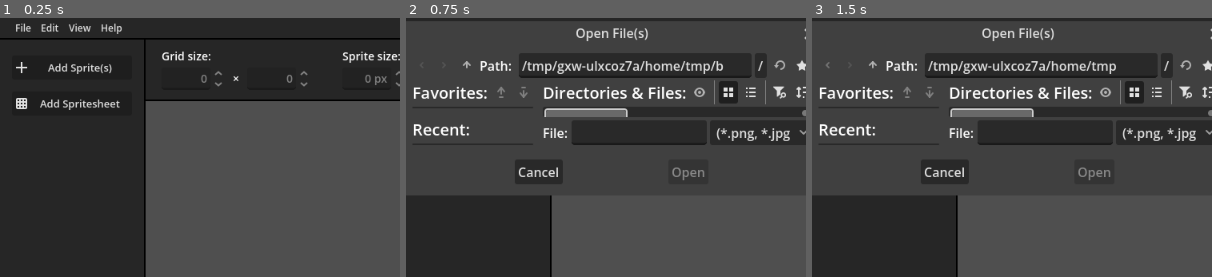
Above: before the commit, frames 1-3 (left to right).
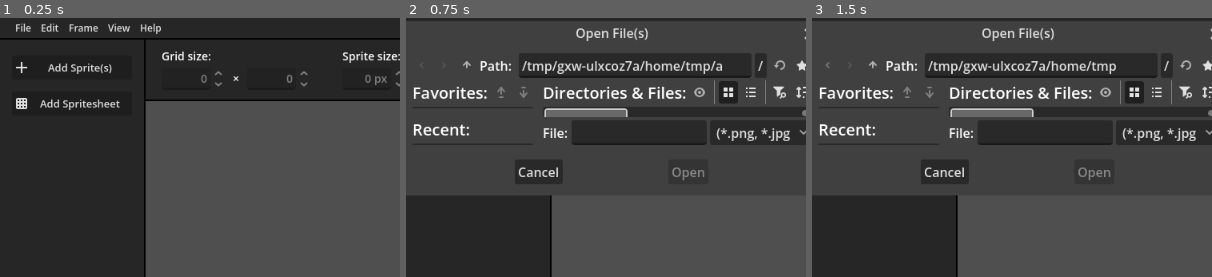
Above: after the commit, the same moments.

Repository: caleb-tognoli/spritesheetbelli
Game: Godot game, scene res://ui/main/main.tscn
Same seed, same stepped clock (60 frames per second), same inputs: the game is played once before the commit and once after it.
Inputs (mouse positions are % of the whole screen's width and height, from its top left):
- Up to frame 1 (0.25 s): no input
- Up to frame 2 (0.75 s): click "Add Sprite(s)" at 0.5 s
- Up to frame 3 (1.5 s): click (8, 9) at 1.25 s
The pictures show only the part of the screen within x 0-50%, y 0-50%; the shares and areas given below are measured in that part.

The runs differ from the first frame. In frame 1, 0.4% of the frame differs, in the area x 17-41%, y 1-7%; in frame 2, less than 0.1%; in frame 3, nothing differs.

Commit message:
Add cut, copy, paste, duplicate and cell actions
- Edit menu: Cut (Ctrl+X), Copy (Ctrl+C), Paste (Ctrl+V) and Duplicate
  (Ctrl+D); pasted and duplicated frames go to free cells and are
  selected. Paste also takes an image copied in another app.
- New Frame menu with the flips and rotations, Replace Image, Insert
  Empty Cell (Insert) and Remove Cell (Shift+Delete), which shift the
  following frames
- The right-click menu offers the same

Diff:
--- a/project.godot
+++ b/project.godot
@@ -52,6 +52,36 @@
 
 [input]
 
+copy={
+"deadzone": 0.2,
+"events": [Object(InputEventKey,"resource_local_to_scene":false,"resource_name":"","device":-1,"window_id":0,"command_or_control_autoremap":true,"alt_pressed":false,"shift_pressed":false,"pressed":false,"keycode":67,"physical_keycode":0,"key_label":0,"unicode":0,"location":0,"echo":false,"script":null)
+]
+}
+cut={
+"deadzone": 0.2,
+"events": [Object(InputEventKey,"resource_local_to_scene":false,"resource_name":"","device":-1,"window_id":0,"command_or_control_autoremap":true,"alt_pressed":false,"shift_pressed":false,"pressed":false,"keycode":88,"physical_keycode":0,"key_label":0,"unicode":0,"location":0,"echo":false,"script":null)
+]
+}
+paste={
+"deadzone": 0.2,
+"events": [Object(InputEventKey,"resource_local_to_scene":false,"resource_name":"","device":-1,"window_id":0,"command_or_control_autoremap":true,"alt_pressed":false,"shift_pressed":false,"pressed":false,"keycode":86,"physical_keycode":0,"key_label":0,"unicode":0,"location":0,"echo":false,"script":null)
+]
+}
+duplicate={
+"deadzone": 0.2,
+"events": [Object(InputEventKey,"resource_local_to_scene":false,"resource_name":"","device":-1,"window_id":0,"command_or_control_autoremap":true,"alt_pressed":false,"shift_pressed":false,"pressed":false,"keycode":68,"physical_keycode":0,"key_label":0,"unicode":0,"location":0,"echo":false,"script":null)
+]
+}
+insert_cell={
+"deadzone": 0.2,
+"events": [Object(InputEventKey,"resource_local_to_scene":false,"resource_name":"","device":-1,"window_id":0,"command_or_control_autoremap":false,"alt_pressed":false,"shift_pressed":false,"pressed":false,"keycode":4194311,"physical_keycode":0,"key_label":0,"unicode":0,"location":0,"echo":false,"script":null)
+]
+}
+remove_cell={
+"deadzone": 0.2,
+"events": [Object(InputEventKey,"resource_local_to_scene":false,"resource_name":"","device":-1,"window_id":0,"command_or_control_autoremap":false,"alt_pressed":false,"shift_pressed":true,"pressed":false,"keycode":4194312,"physical_keycode":0,"key_label":0,"unicode":0,"location":0,"echo":false,"script":null)
+]
+}
 toggle_animation={
 "deadzone": 0.2,
 "events": [Object(InputEventKey,"resource_local_to_scene":false,"resource_name":"","device":-1,"window_id":0,"command_o …(185 unchanged characters)…
--- /dev/null
+++ b/scripts/frame_clipboard.gd
@@ -0,0 +1,42 @@
+class_name FrameClipboard
+extends RefCounted
+## Frames copied inside the app, or an image copied from another app.
+##
+## Godot can read images from the system clipboard but not write them, so copied frames
+## are kept here. When the app regains focus with an image on the system clipboard,
+## that image is assumed to be newer and is pasted instead.
+
+var _frames: Array[Image] = []
+var _prefer_system := false
+
+
+func copy(frames: Array[Image]) -> void:
+	_frames = frames.duplicate()
+	_prefer_system = false
+
+
+## Call when the app regains focus: something may have been copied elsewhere
+func on_focus_in() -> void:
+	if _system_has_image():
+		_prefer_system = true
+
+
+func has_content() -> bool:
+	return not _frames.is_empty() or _system_has_image()
+
+
+## The images to paste
+func get_images() -> Array[Image]:
+	if (_prefer_system or _frames.is_empty()) and _system_has_image():
+		var img := DisplayServer.clipboard_get_image()
+		if img and not img.is_empty():
+			img.resource_name = "Pasted image"
+			return [img] as Array[Image]
+	return _frames.duplicate()
+
+
+func _system_has_image() -> bool:
+	return (
+		DisplayServer.has_feature(DisplayServer.FEATURE_CLIPBOARD)
+		and DisplayServer.clipboard_has_image()
+	)
--- a/tests/unit/test_actions.gd
+++ b/tests/unit/test_actions.gd
@@ -32,7 +32,7 @@
 func test_menus_are_built_from_actions() -> void:
 	await get_tree().process_frame
 	var menu_bar: MenuBar = main.get_node("%MenuBar")
-	assert_eq(menu_bar.get_menu_count(), 4)
+	assert_eq(menu_bar.get_menu_count(), MainMenuBar.MENUS.size())
 	var file: PopupMenu = menu_bar.get_child(0)
 	assert_eq(file.get_item_text(0), "New")
 	assert_ne(file.get_item_shortcut(0), null, "shortcut shown in menu")
@@ -90,3 +90,44 @@
 	await get_tree().process_frame
 	await press(KEY_Z, true, true)
 	assert_true(Global.spritesheet.is_empty(), "Ctrl+Shift+Z")
+
+
+func test_copy_paste() -> void:
+	main.preview.set_selected_coords([Vector2i(1, 0)] as Array[Vector2i])
+	Actions.run(&"copy")
+	assert_true(Actions.run(&"paste"))
+	assert_eq(Global.spritesheet.frames.size(), 4)
+	assert_color(Global.spritesheet.frames[Vector2i(3, 0)], Vector2i.ZERO, Color.GREEN)
+	assert_eq(
+		main.preview.get_selected_coords(),
+		[Vector2i(3, 0)] as Array[Vector2i],
+		"pasted frames selected"
+	)
+
+
+func test_cut() -> void:
+	main.preview.set_selected_coords([Vector2i(0, 0)] as Array[Vector2i])
+	Actions.run(&"cut")
+	assert_false(Global.spritesheet.has_frame(Vector2i(0, 0)))
+	Actions.run(&"paste")
+	assert_color(
+		Global.spritesheet.frames[Vector2i(0, 0)], Vector2i.ZERO, Color.RED, "fills the gap"
+	)
+
+
+func test_duplicate() -> void:
+	Actions.run(&"select_all")
+	Actions.run(&"duplicate")
+	assert_eq(Global.spritesheet.frames.size(), 6)
+	Global.document.undo()
+	assert_eq(Global.spritesheet.frames.size(), 3, "one undo step")
+
+
+func test_insert_and_remove_cell() -> void:
+	main.preview.set_selected_coords([Vector2i(1, 0)] as Array[Vector2i])
+	Actions.run(&"insert_cell")
+	assert_false(Global.spritesheet.has_frame(Vector2i(1, 0)))
+	assert_color(Global.spritesheet.frames[Vector2i(2, 0)], Vector2i.ZERO, Color.GREEN)
+	main.preview.set_selected_coords([Vector2i(2, 0)] as Array[Vector2i])
+	Actions.run(&"remove_cell")
+	assert_color(Global.spritesheet.frames[Vector2i(2, 0)], Vector2i.ZERO, Color.BLUE)
--- a/ui/main/file_controller.gd
+++ b/ui/main/file_controller.gd
@@ -23,6 +23,10 @@
 	"Save Project", FileDialog.FILE_MODE_SAVE_FILE, [PROJECT_FILTER]
 )
 var open_folder_dialog := _create_file_dialog("Add Folder", FileDialog.FILE_MODE_OPEN_DIR, [])
+var replace_image_dialog := _create_file_dialog(
+	"Replace Image", FileDialog.FILE_MODE_OPEN_FILE, [IMAGE_FILTER]
+)
+var _replace_coord := Vector2i.ZERO
 
 @onready var open_sprites_dialog: FileDialog = $OpenSpritesDialog
 @onready var open_spritesheet_dialog: FileDialog = $OpenSpritesheetDialog
@@ -42,6 +46,18 @@
 	add_child(open_dialog)
 	add_child(save_project_dialog)
 	add_child(open_folder_dialog)
+	add_child(replace_image_dialog)
+	replace_image_dialog.file_selected.connect(
+		func(path: String) -> void:
+			var img := Image.load_from_file(path)
+			if not img:
+				Notify.error("Could not load %s." % path.get_file())
+				return
+			img.resource_name = path.get_file()
+			Global.document.perform(
+				"Replace image", Global.spritesheet.replace_frame.bind(_replace_coord, img)
+			)
+	)
 	get_window().files_dropped.connect(open_dropped_files)
 
 	# Loading the opened file is not an unsaved change
@@ -64,6 +80,7 @@
 		open_dialog,
 		save_project_dialog,
 		open_folder_dialog,
+		replace_image_dialog,
 	]:
 		var on_closed := func() -> void: open_file_dialogs.erase(dialog)
 		dialog.canceled.connect(on_closed)
@@ -107,6 +124,12 @@
 
 	if not failed_files.is_empty():
 		Notify.error("Could not load: %s." % ", ".join(failed_files))
+
+
+## Asks for an image to replace the frame at [param coord]
+func replace_frame_image(coord: Vector2i) -> void:
+	_replace_coord = coord
+	popup_file_dialog(replace_image_dialog)
 
 
 ## Adds every image in [param folder] (not its subfolders), sorted by name
--- a/ui/main/main_ui.gd
+++ b/ui/main/main_ui.gd
@@ -13,7 +13,20 @@
 }
 ## Actions offered when right-clicking frames
 const CONTEXT_ACTIONS: Array[StringName] = [
-	&"flip_h", &"flip_v", &"rotate_cw", &"rotate_ccw", &"", &"delete_frames"
+	&"cut",
+	&"copy",
+	&"paste",
+	&"duplicate",
+	&"",
+	&"flip_h",
+	&"flip_v",
+	&"rotate_cw",
+	&"rotate_ccw",
+	&"",
+	&"insert_cell",
+	&"remove_cell",
+	&"",
+	&"delete_frames",
 ]
 
 @onready var files: FileController = $Files
@@ -31,6 +44,7 @@
 
 var shortcuts_dialog := ShortcutsDialog.new()
 var settings_window := SettingsWindow.new()
+var clipboard := FrameClipboard.new()
 
 
 func _ready() -> void:
@@ -150,6 +164,56 @@
 		has_selection
 	)
 
+	add.call(&"copy", "Copy", copy_selection, has_selection)
+	add.call(
+		&"cut",
+		"Cut",
+		func() -> void:
+			copy_selection()
+			edit_selection("Cut", sheet.remove_frames),
+		has_selection
+	)
+	add.call(
+		&"paste",
+		"Paste",
+		func() -> void: add_images("Paste", clipboard.get_images()),
+		clipboard.has_content
+	)
+	add.call(
+		&"duplicate",
+		"Duplicate",
+		func() -> void: add_images("Duplicate", get_selected_images()),
+		has_selection
+	)
+	add.call(
+		&"replace_image",
+		"Replace Image…",
+		func() -> void: files.replace_frame_image(preview.get_selected_coords()[0]),
+		func() -> bool: return preview.get_selected_coords().size() == 1
+	)
+	add.call(
+		&"insert_cell",
+		"Insert Empty Cell",
+		func() -> void:
+			var coord := preview.get_selected_coords()[0]
+			Global.document.perform("Insert cell", sheet.insert_empty_cell.bind(coord)),
+		has_selection
+	)
+	add.call(
+		&"remove_cell",
+		"Remove Cell",
+		func() -> void:
+			var coords := preview.get_selected_coords()
+			coords.reverse()
+			Global.document.perform(
+				"Remove cells",
+				func() -> void:
+					for coord in coords:
+						sheet.remove_cell(coord)
+			),
+		has_selection
+	)
+
 	add.call(&"zoom_in", "Zoom In", preview.zoom_by.bind(1.25))
 	add.call(&"zoom_out", "Zoom Out", preview.zoom_by.bind(0.8))
 	add.call(
@@ -174,6 +238,29 @@
 	add.call(
 		&"show_shortcuts", "Keyboard Shortcuts", func() -> void: shortcuts_dialog.popup_centered()
 	)
+
+
+func get_selected_images() -> Array[Image]:
+	var images: Array[Image] = []
+	for coord in preview.get_selected_coords():
+		images.append(Global.spritesheet.frames[coord])
+	return images
+
+
+func copy_selection() -> void:
+	clipboard.copy(get_selected_images())
+	Actions.refresh()
+
+
+## Adds [param images] to free cells as one undoable step and selects them
+func add_images(action_name: String, images: Array[Image]) -> void:
+	if images.is_empty():
+		return
+	var mode: Spritesheet.AddMode = Settings.get_value(&"add_mode")
+	var coords: Array[Vector2i] = Global.document.perform(
+		action_name, Global.spritesheet.add_frames.bind(images, mode)
+	)
+	preview.set_selected_coords(coords)
 
 
 ## Runs [param edit] with the coordinates of the selected frames, as one undoable step
@@ -253,3 +340,6 @@
 func _notification(what: int) -> void:
 	if what == NOTIFICATION_WM_CLOSE_REQUEST:
 		files.confirm_unsaved_changes("closing", get_tree().quit)
+	elif what == NOTIFICATION_APPLICATION_FOCUS_IN:
+		clipboard.on_focus_in()
+		Actions.refresh()
--- a/ui/main/menu_bar.gd
+++ b/ui/main/menu_bar.gd
@@ -28,15 +28,26 @@
 		&"undo",
 		&"redo",
 		&"",
+		&"cut",
+		&"copy",
+		&"paste",
+		&"duplicate",
+		&"delete_frames",
+		&"",
 		&"select_all",
 		&"select_none",
-		&"",
+	],
+	"Frame":
+	[
 		&"flip_h",
 		&"flip_v",
 		&"rotate_cw",
 		&"rotate_ccw",
 		&"",
-		&"delete_frames",
+		&"replace_image",
+		&"",
+		&"insert_cell",
+		&"remove_cell",
 	],
 	"View": [&"zoom_in", &"zoom_out", &"zoom_reset", &"zoom_fit", &"", &"toggle_animation"],
 	"Help": [&"show_shortcuts"],
Not shown, added: scripts/frame_clipboard.gd.uid
